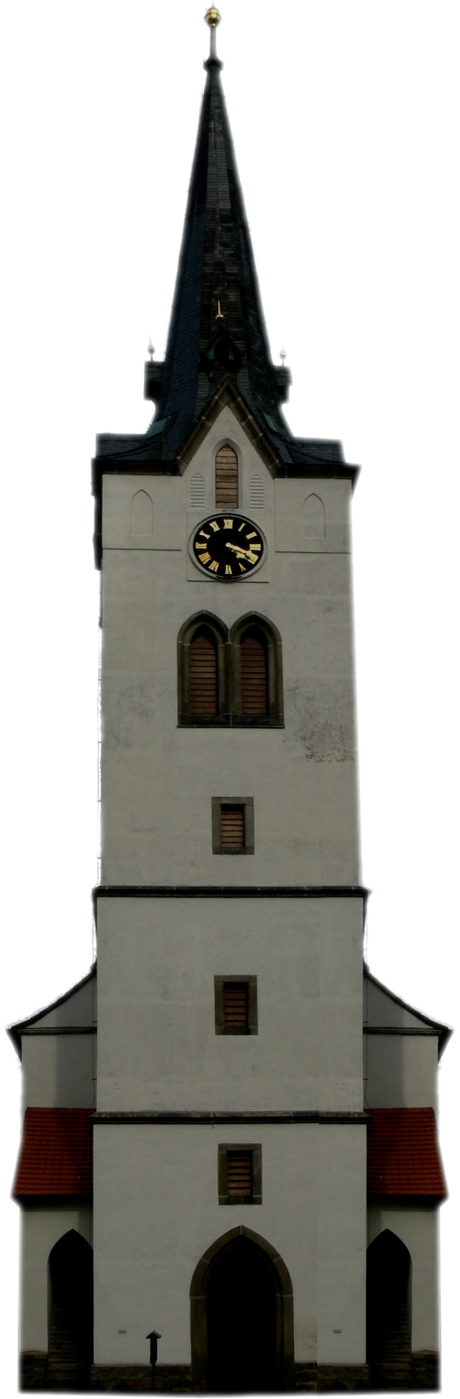
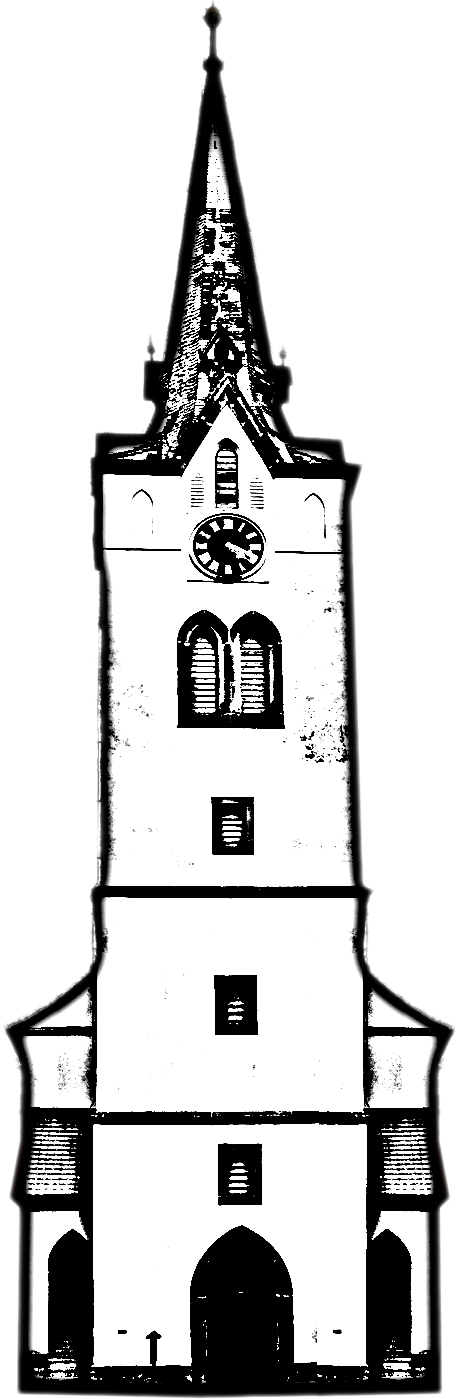
Before/after of a 460px x 1399px layered artwork. What changed in the layer stack:
added layer "Drawing" above "Eingefügte Ebene #1" over [2, 0, 456, 1399]
